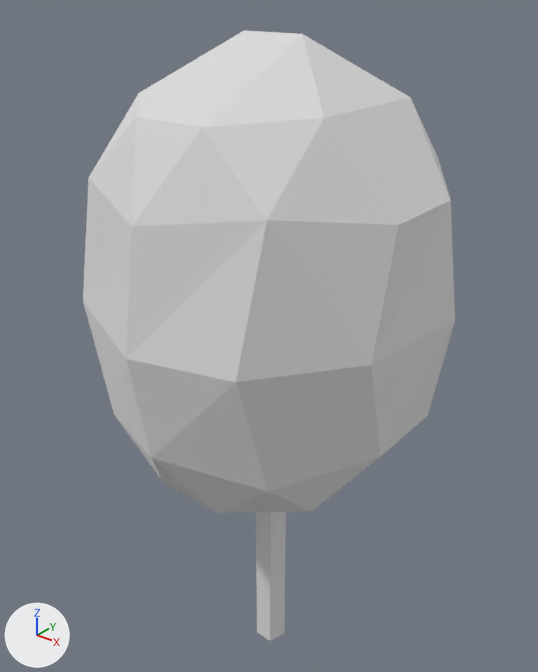
Two versions of the glTF model public/models/tree-round.glb, one commit apart.
Before and after are seen from a 50 mm lens placed at (3.09, -3.9, 5.38), pointed at (-0.1, 0.09, 2.9). Lighting does not change. The marker at lower left points along +X, +Y and +Z. Where no turn or scale is listed for an object, it has been applied to the vertices.

Objects in the first picture: 'tree-round'.
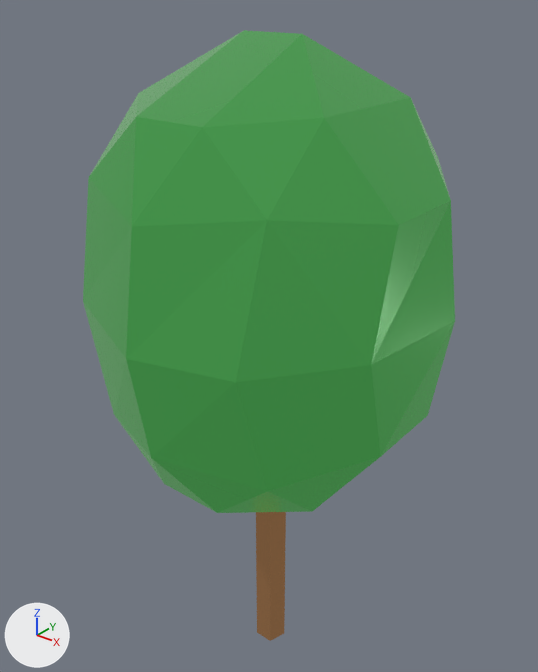
The change, as a diff of the scene's bpy script:
```diff
--- a/public/models/tree-round.glb.py
+++ b/public/models/tree-round.glb.py
@@ img_base @@
+img_base = load_image('base', '_unpacked/base', 1024, 1024, 'sRGB')
@@ mat_lowpoly_colors_001 @@
+mat_lowpoly_colors_001 = bpy.data.materials.new('LOWPOLY-COLORS.001')
+# uses the picture img_base
@@ me_tree_round @@
 me_tree_round.from_pydata(...)  # 58 vertices, 102 faces; spans x -1.26..1.28, y -1.4..1.3, z 0.0..5.06
-me_tree_round.materials.append(mat_lowpoly_colors)  # white #e7e7e7
+me_tree_round.materials.append(mat_lowpoly_colors_001)
```

Boxes [x1, y1, x2, y2] around the edits, measured in the pictures (538 x 672 px):
'tree-round', recoloured (grey to green)
    both: [83, 30, 455, 641]
